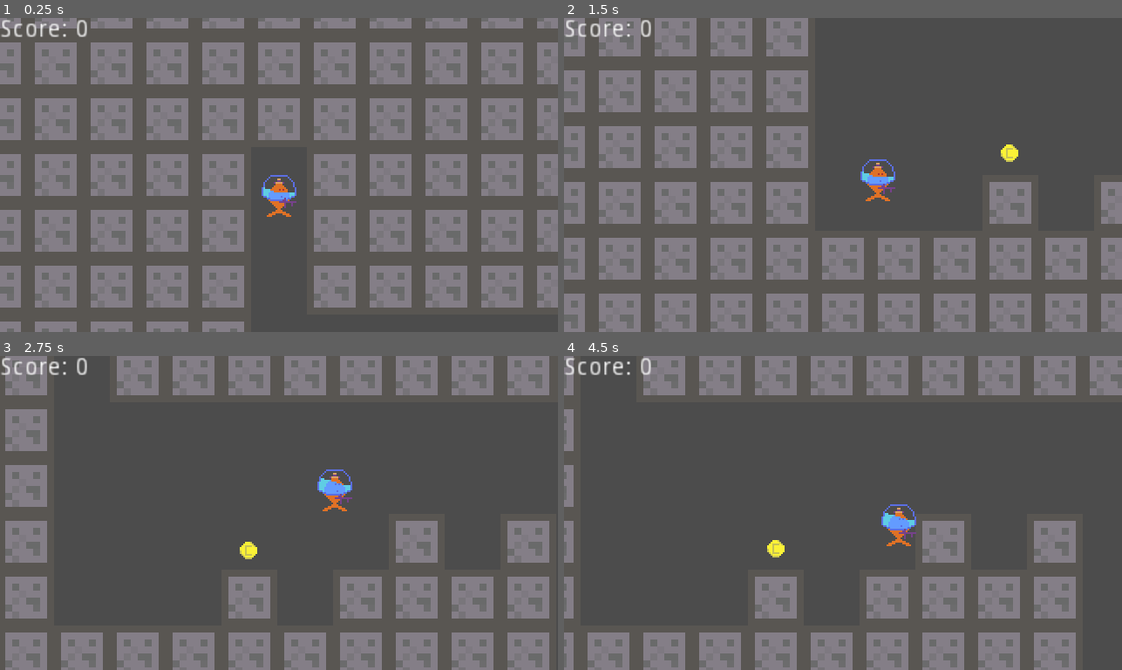
Above: before the commit, frames 1-4 (two rows, left to right).
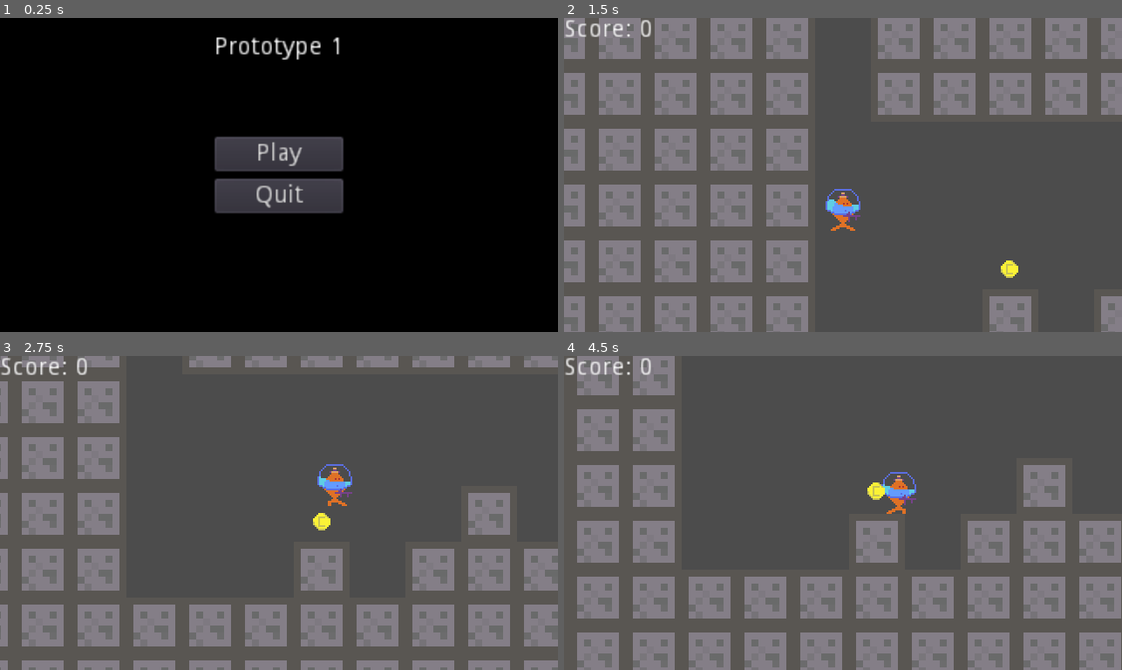
Above: after the commit, the same moments.

Repository: NicholasSurmava/flashbang-fish-dungeon
Game: Godot game, scene res://src/Core/Menu/Menu.tscn
The game is run twice, just before and just after one commit, with the same random seed, the same clock (stepped at 60 frames per second) and the same inputs. Before the commit the project starts from res://src/Levels/Level1/Level1.tscn.
Inputs (mouse positions are in pixels of both pictures, inside the frame that each line leads up to):
- Up to frame 1 (0.25 s): no input
- Up to frame 2 (1.5 s): click (843, 153) at 0.5 s, where only the run after the commit has a clickable "Play"; hold Right (ui_right) from 1.28 s (still down); tap Z (jump) at 1.35 s
- Up to frame 3 (2.75 s): keep holding Right (ui_right); tap Z (jump) at 1.52, 1.82, 2.1, 2.27, 2.57 s
- Up to frame 4 (4.5 s): release Right (ui_right) at 2.78 s; hold Left (ui_left) 2.78-3.53 s; tap Z (jump) at 2.85, 3.6, 3.77, 4.07, 4.35 s; hold Right (ui_right) from 3.53 s (still down)

The runs differ from the first frame. In frame 1, 99% of the frame differs, in the area x 0-100%, y 0-100%; in frame 2, 26%; in frame 3, 37%; in frame 4, 37%.

Commit message:
added jumping animation, walking animation, menu, several minor changes

Diff:
--- a/game/project.godot
+++ b/game/project.godot
@@ -11,7 +11,7 @@
 [application]
 
 config/name="prototype-1-platformer"
-run/main_scene="res://src/Levels/Level1/Level1.tscn"
+run/main_scene="res://src/Core/Menu/Menu.tscn"
 config/icon="res://icon.png"
 
 [autoload]
--- /dev/null
+++ b/game/src/Core/Menu/Menu.gd
@@ -0,0 +1,11 @@
+extends Control
+
+
+
+
+func _on_Play_pressed() -> void:
+	get_tree().change_scene("res://src/Levels/Level1/Level1.tscn")
+
+
+func _on_Quit_pressed() -> void:
+	get_tree().notification(MainLoop.NOTIFICATION_WM_QUIT_REQUEST)
--- /dev/null
+++ b/game/src/Core/Menu/Menu.tscn
@@ -0,0 +1,70 @@
+[gd_scene load_steps=2 format=2]
+
+[ext_resource path="res://src/Core/Menu/Menu.gd" type="Script" id=1]
+
+[node name="Control" type="Control"]
+anchor_right = 1.0
+anchor_bottom = 1.0
+script = ExtResource( 1 )
+__meta__ = {
+"_edit_use_anchors_": false
+}
+
+[node name="ColorRect" type="ColorRect" parent="."]
+anchor_right = 1.0
+anchor_bottom = 1.0
+color = Color( 0, 0, 0, 1 )
+__meta__ = {
+"_edit_use_anchors_": false
+}
+
+[node name="Container" type="Control" parent="."]
+anchor_right = 1.0
+anchor_bottom = 1.0
+margin_left = 10.0
+margin_top = 10.0
+margin_right = -10.0
+margin_bottom = -10.0
+__meta__ = {
+"_edit_use_anchors_": false
+}
+
+[node name="Title" type="Label" parent="Container"]
+anchor_left = 0.5
+anchor_right = 0.5
+margin_left = -37.0
+margin_right = 37.0
+margin_bottom = 14.0
+text = "Prototype 1"
+align = 1
+valign = 1
+__meta__ = {
+"_edit_use_anchors_": false
+}
+
+[node name="VBoxContainer" type="VBoxContainer" parent="Container"]
+anchor_left = 0.5
+anchor_top = 0.5
+anchor_right = 0.5
+anchor_bottom = 0.5
+margin_left = -37.0
+margin_top = -22.0
+margin_right = 37.0
+margin_bottom = 22.0
+__meta__ = {
+"_edit_use_anchors_": false
+}
+
+[node name="Play" type="Button" parent="Container/VBoxContainer"]
+margin_right = 74.0
+margin_bottom = 20.0
+text = "Play"
+
+[node name="Quit" type="Button" parent="Container/VBoxContainer"]
+margin_top = 24.0
+margin_right = 74.0
+margin_bottom = 44.0
+text = "Quit"
+
+[connection signal="pressed" from="Container/VBoxContainer/Play" to="." method="_on_Play_pressed"]
+[connection signal="pressed" from="Container/VBoxContainer/Quit" to="." method="_on_Quit_pressed"]
--- a/game/src/Core/Player/Player.gd
+++ b/game/src/Core/Player/Player.gd
@@ -9,11 +9,20 @@
 func _physics_process(delta: float) -> void:
 	if Global.enable_movement:
 		if Input.is_action_pressed("ui_right"):
-			$AnimatedSprite.flip_h = false
+
 			velocity.x = 100
 		if Input.is_action_pressed("ui_left"):
-			$AnimatedSprite.flip_h = true
+
 			velocity.x = -100
+
+	if velocity.x > 0:
+		$AnimatedSprite.play("walking")
+		$AnimatedSprite.flip_h = false
+	elif velocity.x < 0:
+		$AnimatedSprite.play("walking")
+		$AnimatedSprite.flip_h = true
+	else:
+		$AnimatedSprite.play("idle")
 
 	velocity.y += 300 * delta
 
@@ -22,4 +31,4 @@
 
 	velocity = move_and_slide(velocity, Vector2.UP)
 
-	velocity.x = lerp(velocity.x, 0, 0.5)
+	velocity.x = lerp(velocity.x, 0, 1)
--- a/game/src/Core/Player/Player.tscn
+++ b/game/src/Core/Player/Player.tscn
@@ -17,6 +17,10 @@
 [ext_resource path="res://assets/piranha_idle/piranha_gun5.png" type="Texture" id=15]
 [ext_resource path="res://assets/piranha_idle/piranha_gun14.png" type="Texture" id=16]
 [ext_resource path="res://src/Core/Player/Player.gd" type="Script" id=17]
+[ext_resource path="res://assets/piranha_jump/piranha_jump_right.png" type="Texture" id=18]
+[ext_resource path="res://assets/piranha_jump/piranha_jum_leftp.png" type="Texture" id=19]
+[ext_resource path="res://assets/piranha_walking/piranha_walking_7.png" type="Texture" id=23]
+[ext_resource path="res://assets/piranha_walking/piranha_walking_1.png" type="Texture" id=29]
 
 [sub_resource type="SpriteFrames" id=1]
 animations = [ {
@@ -24,6 +28,21 @@
 "loop": true,
 "name": "idle",
 "speed": 10.0
+}, {
+"frames": [ ExtResource( 29 ), ExtResource( 23 ) ],
+"loop": true,
+"name": "walking",
+"speed": 2.0
+}, {
+"frames": [ ExtResource( 19 ) ],
+"loop": true,
+"name": "jump_left",
+"speed": 5.0
+}, {
+"frames": [ ExtResource( 18 ) ],
+"loop": true,
+"name": "jump_right",
+"speed": 5.0
 } ]
 
 [sub_resource type="RectangleShape2D" id=2]
@@ -34,7 +53,7 @@
 [node name="AnimatedSprite" type="AnimatedSprite" parent="."]
 frames = SubResource( 1 )
 animation = "idle"
-frame = 2
+frame = 13
 playing = true
 
 [node name="CollisionShape2D" type="CollisionShape2D" parent="."]
--- /dev/null
+++ b/game/src/Core/tileMap.tres
@@ -0,0 +1,29 @@
+[gd_resource type="TileSet" load_steps=3 format=2]
+
+[ext_resource path="res://assets/wall.png" type="Texture" id=1]
+
+[sub_resource type="ConvexPolygonShape2D" id=1]
+points = PoolVector2Array( 0, 0, 32, 0, 32, 32, 0, 32 )
+
+[resource]
+0/name = "wall.png 0"
+0/texture = ExtResource( 1 )
+0/tex_offset = Vector2( 0, 0 )
+0/modulate = Color( 1, 1, 1, 1 )
+0/region = Rect2( 0, 0, 32, 32 )
+0/tile_mode = 0
+0/occluder_offset = Vector2( 0, 0 )
+0/navigation_offset = Vector2( 0, 0 )
+0/shape_offset = Vector2( 0, 0 )
+0/shape_transform = Transform2D( 1, 0, 0, 1, 0, 0 )
+0/shape = SubResource( 1 )
+0/shape_one_way = false
+0/shape_one_way_margin = 1.0
+0/shapes = [ {
+"autotile_coord": Vector2( 0, 0 ),
+"one_way": false,
+"one_way_margin": 1.0,
+"shape": SubResource( 1 ),
+"shape_transform": Transform2D( 1, 0, 0, 1, 0, 0 )
+} ]
+0/z_index = 0
--- a/game/src/Levels/Level1/Level1.tscn
+++ b/game/src/Levels/Level1/Level1.tscn
@@ -1,45 +1,19 @@
-[gd_scene load_steps=11 format=2]
+[gd_scene load_steps=9 format=2]
 
 [ext_resource path="res://src/Core/Switches/Switch1.tscn" type="PackedScene" id=1]
 [ext_resource path="res://src/Core/Door/Door.tscn" type="PackedScene" id=2]
 [ext_resource path="res://src/Core/Player/Player.tscn" type="PackedScene" id=3]
 [ext_resource path="res://src/Core/Goal/Goal.tscn" type="PackedScene" id=4]
-[ext_resource path="res://assets/wall.png" type="Texture" id=5]
+[ext_resource path="res://src/Core/tileMap.tres" type="TileSet" id=5]
 [ext_resource path="res://src/Levels/Level1/Level1.gd" type="Script" id=6]
 [ext_resource path="res://src/Core/Loot/Coin.tscn" type="PackedScene" id=7]
 [ext_resource path="res://src/Core/UI/UI.tscn" type="PackedScene" id=8]
-
-[sub_resource type="ConvexPolygonShape2D" id=1]
-points = PoolVector2Array( 0, 0, 32, 0, 32, 32, 0, 32 )
-
-[sub_resource type="TileSet" id=2]
-0/name = "wall.png 0"
-0/texture = ExtResource( 5 )
-0/tex_offset = Vector2( 0, 0 )
-0/modulate = Color( 1, 1, 1, 1 )
-0/region = Rect2( 0, 0, 32, 32 )
-0/tile_mode = 0
-0/occluder_offset = Vector2( 0, 0 )
-0/navigation_offset = Vector2( 0, 0 )
-0/shape_offset = Vector2( 0, 0 )
-0/shape_transform = Transform2D( 1, 0, 0, 1, 0, 0 )
-0/shape = SubResource( 1 )
-0/shape_one_way = false
-0/shape_one_way_margin = 1.0
-0/shapes = [ {
-"autotile_coord": Vector2( 0, 0 ),
-"one_way": false,
-"one_way_margin": 1.0,
-"shape": SubResource( 1 ),
-"shape_transform": Transform2D( 1, 0, 0, 1, 0, 0 )
-} ]
-0/z_index = 0
 
 [node name="Level1" type="Node"]
 script = ExtResource( 6 )
 
 [node name="TileMap" type="TileMap" parent="."]
-tile_set = SubResource( 2 )
+tile_set = ExtResource( 5 )
 cell_size = Vector2( 32, 32 )
 format = 1
 tile_data = PoolIntArray( -393221, 0, 0, -393220, 0, 0, -393219, 0, 0, -393218, 0, 0, -393217, 0, 0, -458752, 0, 0, -45 …(5500 unchanged characters)…
Binary file added: game/assets/piranha_jump/piranha_jum_leftp.png
Not shown, added: game/assets/piranha_jump/piranha_jum_leftp.png.import
Binary file added: game/assets/piranha_jump/piranha_jump_right.png
Not shown, added: game/assets/piranha_jump/piranha_jump_right.png.import
Binary file added: game/assets/piranha_walking/piranha_walking_1.png
Not shown, added: game/assets/piranha_walking/piranha_walking_1.png.import
Binary file added: game/assets/piranha_walking/piranha_walking_10.png
Not shown, added: game/assets/piranha_walking/piranha_walking_10.png.import
Binary file added: game/assets/piranha_walking/piranha_walking_11.png
Not shown, added: game/assets/piranha_walking/piranha_walking_11.png.import
Binary file added: game/assets/piranha_walking/piranha_walking_12.png
Not shown, added: game/assets/piranha_walking/piranha_walking_12.png.import
(and 23 more such lines)
